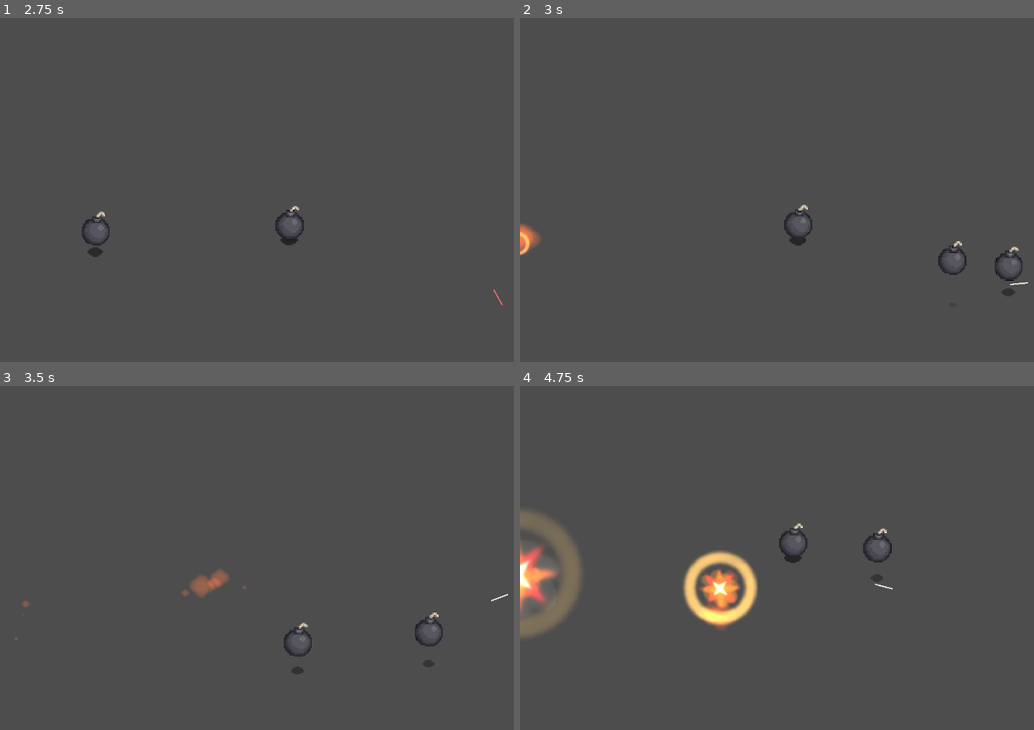
Above: before the commit, frames 1-4 (two rows, left to right).
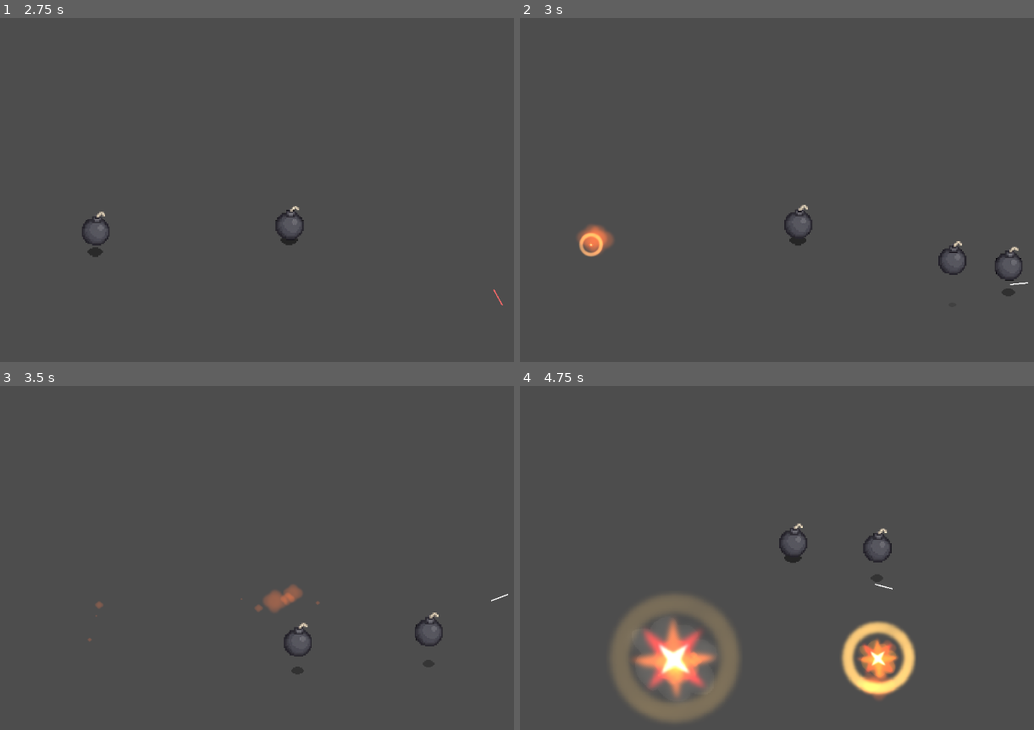
Above: after the commit, the same moments.

Repository: hlimbo/definitelynotbomberman
Game: Godot game, scene res://Main.tscn
The game is run twice, just before and just after one commit, with the same random seed, the same clock (stepped at 60 frames per second) and the same inputs.
Inputs (mouse positions are in pixels of both pictures, inside the frame that each line leads up to):
- Up to frame 1 (2.75 s): tap Enter at 0.5 s; move the mouse to (488, 200) at 0.52 s; press the mouse at (488, 200) at 0.53 s; hold D (move_right) 0.53-1.28 s; tap Space at 1.25 s; move the mouse to (205, 241) at 1.27 s; release the mouse at (205, 241) at 1.28 s; hold S (move_down) 1.28-2.03 s; click (205, 241) at 1.35 s; move the mouse to (406, 131) at 2.02 s; press the mouse at (406, 131) at 2.03 s; hold D (move_right) from 2.03 s (still down)
- Up to frame 2 (3 s): move the mouse to (823, 303) at 2.77 s; release D (move_right) at 2.78 s; release the mouse at (823, 303) at 2.78 s; hold W (move_up) from 2.78 s (still down); click (823, 303) at 2.85 s
- Up to frame 3 (3.5 s): keep holding W (move_up)
- Up to frame 4 (4.75 s): move the mouse to (outside the picture) at 3.52 s; release W (move_up) at 3.53 s; press the mouse at (outside the picture) at 3.53 s; hold A (move_left) from 3.53 s (still down); move the mouse to (653, 527) at 4.27 s; release the mouse at (653, 527) at 4.28 s; click (653, 527) at 4.35 s

Frame 1 is identical in both runs. In frame 2, 0.7% of the frame differs, in the area x 0-19%, y 59-70%; in frame 3, 0.8%; in frame 4, 13%, in the area x 0-78%, y 36-98%.

Commit message:
pass global instead of local position of bomb when starting explosion

Diff:
--- a/Bomb.gd
+++ b/Bomb.gd
@@ -64,5 +64,5 @@
 func _explode() -> void:
 	var explosion: BaseExplosion = explosion_node.instantiate()
 	get_tree().current_scene.add_child(explosion)
-	explosion.start(_bomb.position)
+	explosion.start(_bomb.global_position)
 	queue_free()
